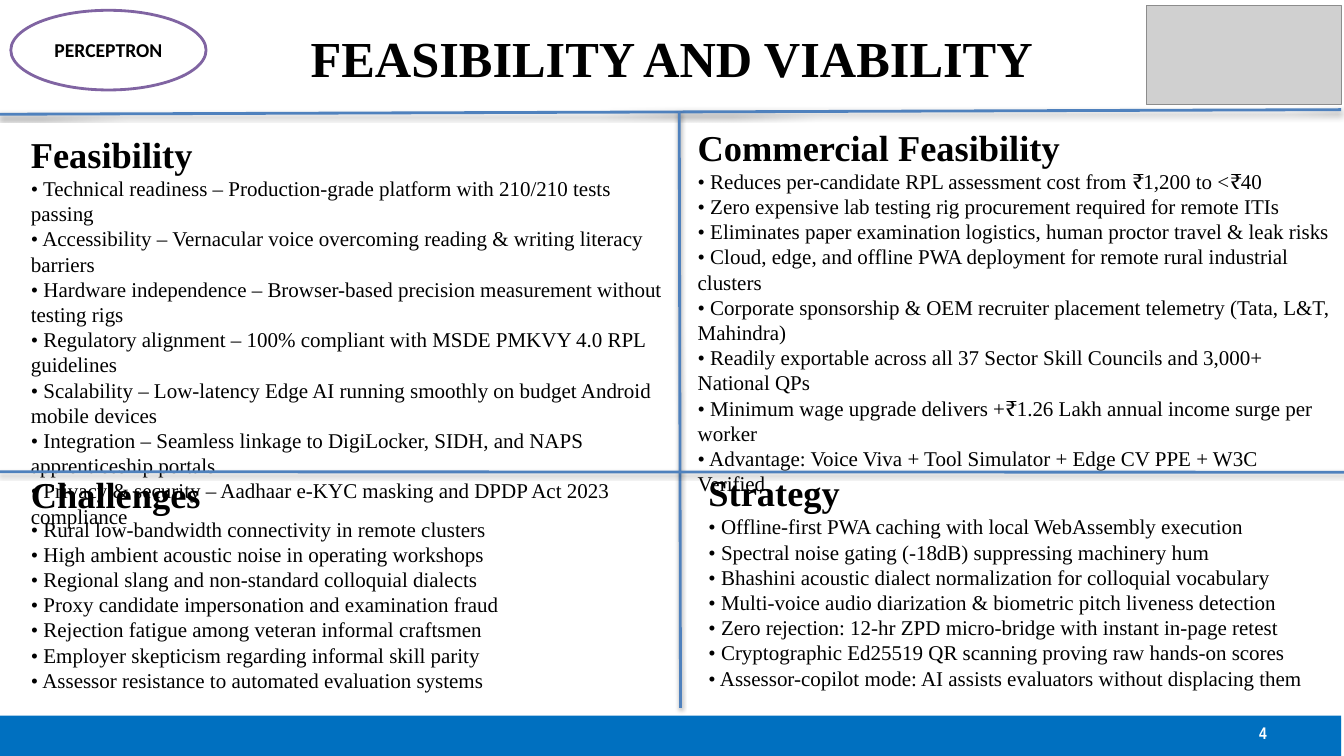
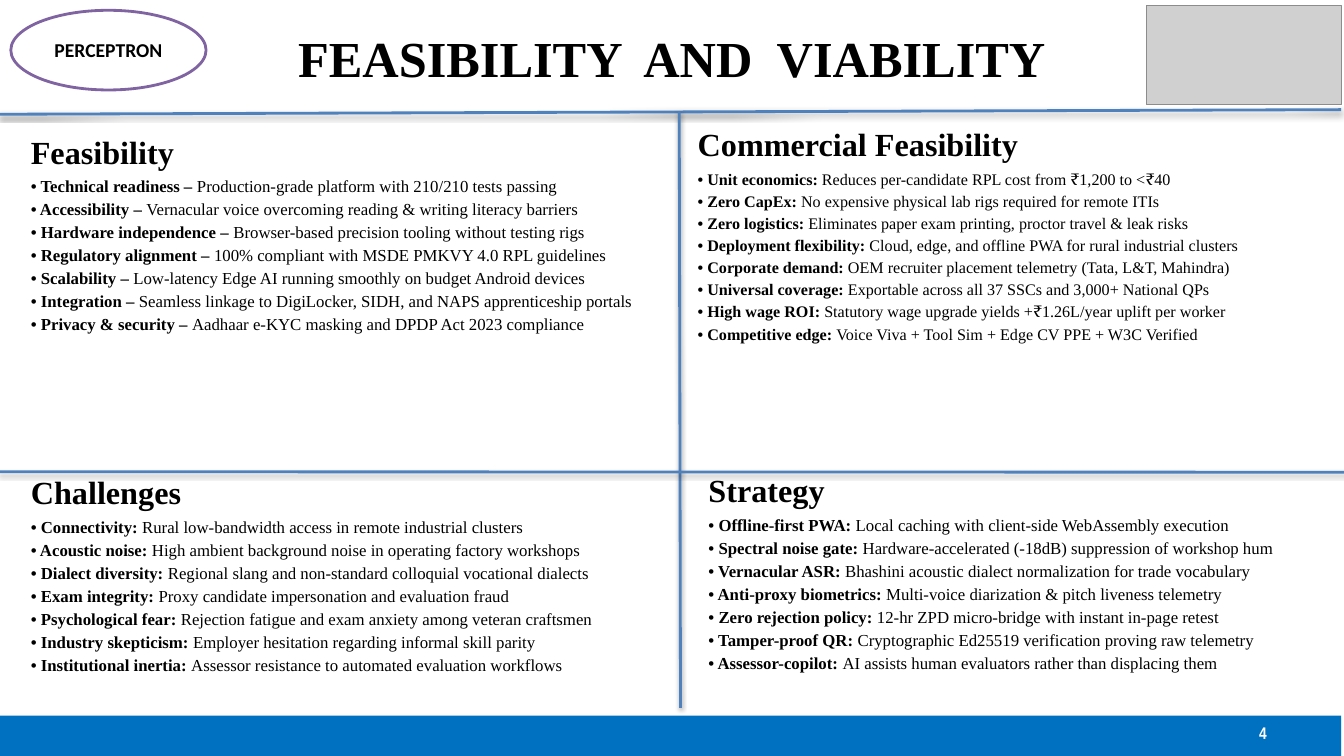
Before and after one commit to SabarishR08/SIH26242-AI-Skill-Assessment-RPL, a slide deck: slide 4 of SIH26242-PERCEPTRON-RPL-AI.pptx. Drawn at 1344x756 pixels with LibreOffice and Linux fonts; fonts in the diff are those of the drawing; grey boxes stand for pictures. Boxes give left, top, right and bottom in pixels: in the first picture for what was removed or moved away, otherwise in the second. Text is boxed around its words. In the diff, an @@ line names an element or a change of style, - is before the commit and + after.

Commit message:
feat(deck): complete overhaul with high-res diagram assets and SIH master template formatting

```diff
--- a/SIH26242-PERCEPTRON-RPL-AI.pptx
+++ b/SIH26242-PERCEPTRON-RPL-AI.pptx
@@ title "FEASIBILITY AND VIABILITY" rewrapped from [311, 43, 1033, 78] to [298, 43, 1046, 78] @@
@@ text at [31, 141, 632, 334]: size 26 to 23 pt in "Feasibility"; size 15 to 12 pt in "• Technical readiness – Production-grade platform with ...", "• Accessibility – Vernacular voice overcoming reading ...", "• Regulatory alignment – 100% compliant with ...", "• Integration – Seamless linkage to DigiLocker, ..." and 1 more places; bold on in "• Technical readiness –", "• Accessibility –", "• Regulatory alignment –", "• Integration –" and 1 more places; more space between paragraphs @@
@@ text at [698, 133, 1018, 163]: size 26 to 23 pt in "Commercial Feasibility"; more space between paragraphs @@
@@ text at [707, 173, 1238, 344]: text changed; size 15 to 11.5 pt @@
-• Reduces per-candidate RPL assessment cost from ₹1,200 to <₹40
-• Zero expensive lab testing rig procurement required for remote ITIs
-• Eliminates paper examination logistics, human proctor travel & leak risks
-• Cloud, edge, and offline PWA deployment for remote rural industrial clusters
-• Corporate sponsorship & OEM recruiter placement telemetry (Tata, L&T, Mahindra)
-• Readily exportable across all 37 Sector Skill Councils and 3,000+ National QPs
-• Minimum wage upgrade delivers +₹1.26 Lakh annual income surge per worker
-• Advantage: Voice Viva + Tool Simulator + Edge CV PPE + W3C Verified
+• Unit economics: Reduces per-candidate RPL cost from ₹1,200 to <₹40
+• Zero CapEx: No expensive physical lab rigs required for remote ITIs
+• Zero logistics: Eliminates paper exam printing, proctor travel & leak risks
+• Deployment flexibility: Cloud, edge, and offline PWA for rural industrial clusters
+• Corporate demand: OEM recruiter placement telemetry (Tata, L&T, Mahindra)
+• Universal coverage: Exportable across all 37 SSCs and 3,000+ National QPs
+• High wage ROI: Statutory wage upgrade yields +₹1.26L/year uplift per worker
+• Competitive edge: Voice Viva + Tool Sim + Edge CV PPE + W3C Verified
@@ text at [41, 226, 584, 242]: text changed; size 15 to 12 pt @@
-• Hardware independence – Browser-based precision measurement without testing rigs
+• Hardware independence – Browser-based precision tooling without testing rigs
@@ text at [41, 272, 585, 288]: text changed; size 15 to 12 pt @@
-• Scalability – Low-latency Edge AI running smoothly on budget Android mobile devices
+• Scalability – Low-latency Edge AI running smoothly on budget Android devices
@@ text at [31, 481, 181, 511]: size 26 to 23 pt in "Challenges"; more space between paragraphs @@
@@ text at [708, 480, 824, 509]: size 26 to 23 pt in "Strategy"; more space between paragraphs @@
@@ text at [40, 521, 592, 672]: text changed; size 15 to 12 pt @@
-• Rural low-bandwidth connectivity in remote clusters
-• High ambient acoustic noise in operating workshops
-• Regional slang and non-standard colloquial dialects
-• Proxy candidate impersonation and examination fraud
-• Rejection fatigue among veteran informal craftsmen
-• Employer skepticism regarding informal skill parity
-• Assessor resistance to automated evaluation systems
+• Connectivity: Rural low-bandwidth access in remote industrial clusters
+• Acoustic noise: High ambient background noise in operating factory workshops
+• Dialect diversity: Regional slang and non-standard colloquial vocational dialects
+• Exam integrity: Proxy candidate impersonation and evaluation fraud
+• Psychological fear: Rejection fatigue and exam anxiety among veteran craftsmen
+• Industry skepticism: Employer hesitation regarding informal skill parity
+• Institutional inertia: Assessor resistance to automated evaluation workflows
@@ text at [718, 519, 1273, 673]: text changed; size 15 to 12 pt @@
-• Offline-first PWA caching with local WebAssembly execution
-• Spectral noise gating (-18dB) suppressing machinery hum
-• Bhashini acoustic dialect normalization for colloquial vocabulary
-• Multi-voice audio diarization & biometric pitch liveness detection
-• Zero rejection: 12-hr ZPD micro-bridge with instant in-page retest
-• Cryptographic Ed25519 QR scanning proving raw hands-on scores
-• Assessor-copilot mode: AI assists evaluators without displacing them
+• Offline-first PWA: Local caching with client-side WebAssembly execution
+• Spectral noise gate: Hardware-accelerated (-18dB) suppression of workshop hum
+• Vernacular ASR: Bhashini acoustic dialect normalization for trade vocabulary
+• Anti-proxy biometrics: Multi-voice diarization & pitch liveness telemetry
+• Zero rejection policy: 12-hr ZPD micro-bridge with instant in-page retest
+• Tamper-proof QR: Cryptographic Ed25519 verification proving raw telemetry
+• Assessor-copilot: AI assists human evaluators rather than displacing them
```
Also in this commit, not shown: 5 other slides changed, 4 other files.
